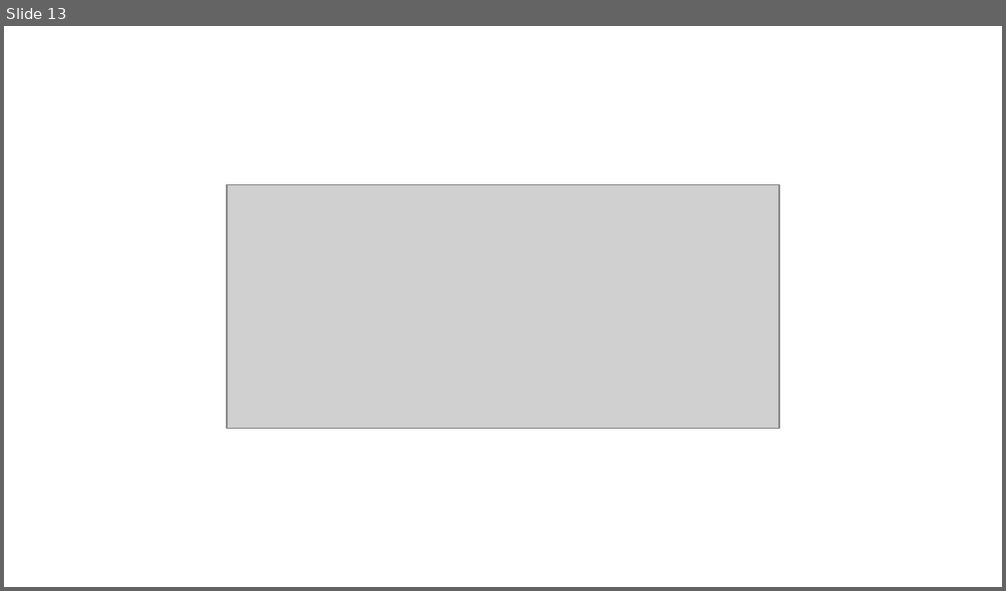
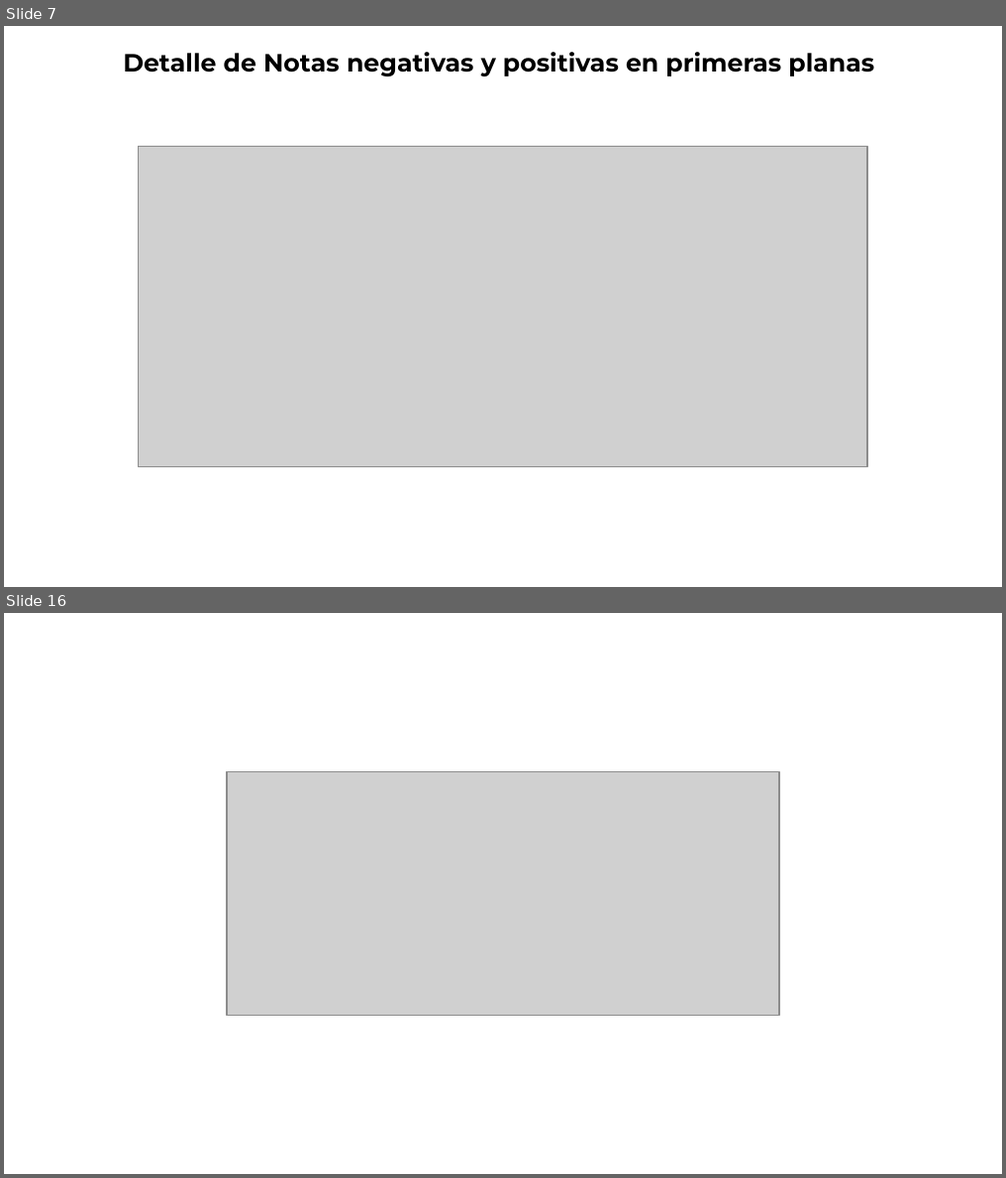
Before and after one commit to thelonious9/Reporteportadas, a slide deck: Reporte 170326.pptx. Shown one above the other, each under a label of ours: slide 13 before the commit, slides 7 and 16 after it; the slides between them are not shown. The pictures are 1006x591 and 1006x1178 pixels, drawn with LibreOffice and Linux fonts; fonts in the diff are those of the drawing; grey boxes stand for pictures; background and template pictures are left out. Boxes give left, top, right and bottom in pixels: in the first picture for what was removed or moved away, otherwise in the second. Text is boxed around its words. In the diff, an @@ line names an element or a change of style, - is before the commit and + after.

```diff
--- a/Reporte 170326.pptx
+++ b/Reporte 170326.pptx
@@ slide 7 added at (x1=4, y1=26, x2=1002, y2=587), background #FFFFFF @@
@@ text added at (x1=123, y1=52, x2=874, y2=76), 18 pt, text #000000, bold @@
+Detalle de Notas negativas y positivas en primeras planas
@@ picture added at (x1=139, y1=147, x2=867, y2=468) @@
@@ what was slide 13 is now slide 16 @@
```
Also in this commit, not shown: 8 slides changed, 2 other slides added, 3 other files.
